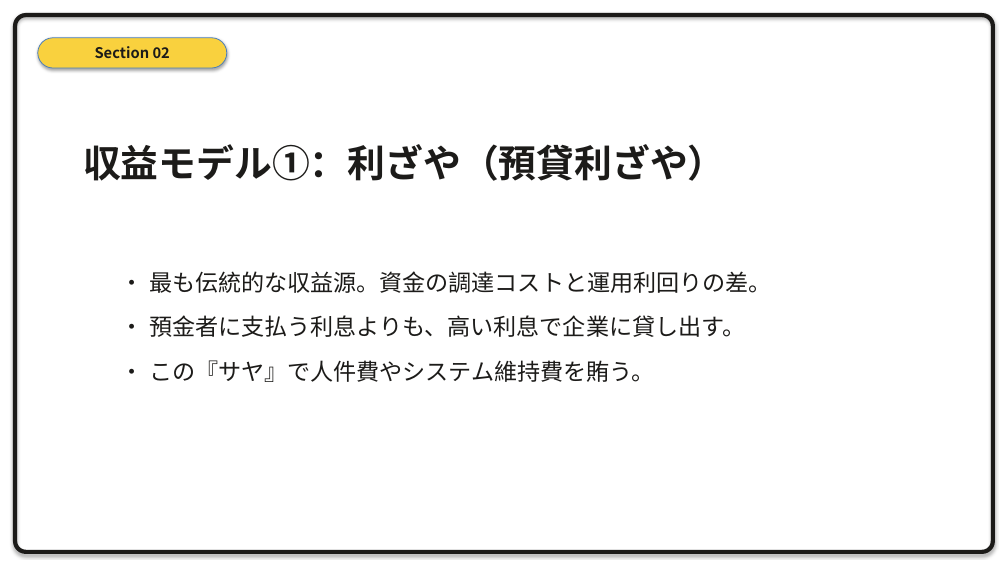
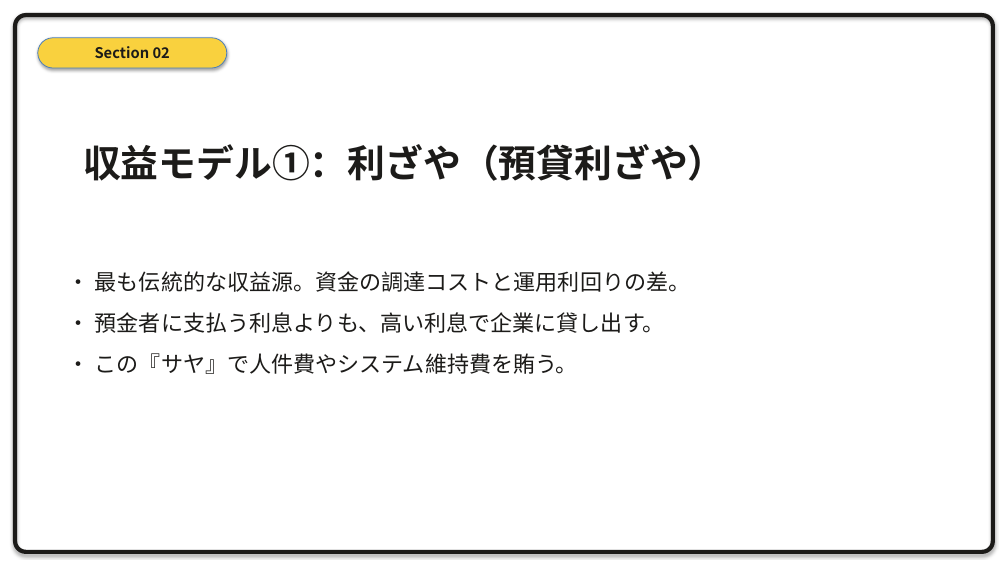
Before and after one commit to xilicrysta/bank-pptx, a slide deck: slide 10 of design-strategy/bank_strategy_presentation.pptx. Drawn at 1008x567 pixels with LibreOffice and Linux fonts; fonts in the diff are those of the drawing. Boxes give left, top, right and bottom in pixels: in the first picture for what was removed or moved away, otherwise in the second. Text is boxed around its words. In the diff, an @@ line names an element or a change of style, - is before the commit and + after.

```diff
--- a/design-strategy/bank_strategy_presentation.pptx
+++ b/design-strategy/bank_strategy_presentation.pptx
@@ text "• 最も伝統的な収益源。資金の調達コストと運用利回りの差。": place and size @@
-text "• 最も伝統的な収益源。資金の調達コストと運用利回りの差。" at box(149, 271, 772, 382)
+text "• 最も伝統的な収益源。資金の調達コストと運用利回りの差。" at box(95, 271, 690, 374)
@@ text "• 最も伝統的な収益源。資金の調達コストと運用利回りの差。" at box(95, 271, 690, 374): size 22 to 21 pt; less space between paragraphs @@
```
Also in this commit, not shown: 14 other slides changed, 1 other file.
